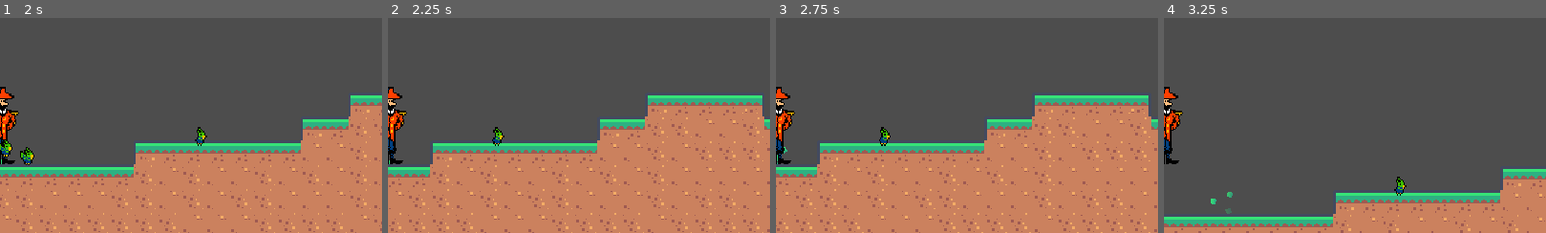
Above: before the commit, frames 1-4 (left to right).
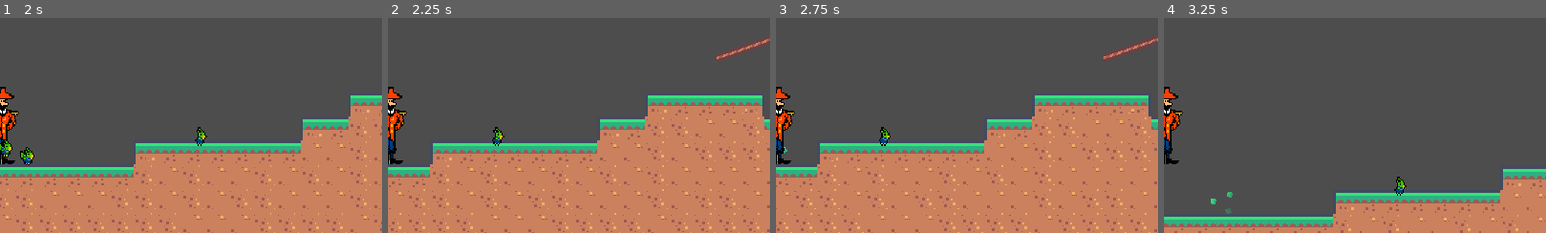
Above: after the commit, the same moments.

Repository: The-Randalorian/CaptainZip
Game: Godot game, scene res://level 1.tscn
Same seed, same stepped clock (60 frames per second), same inputs: the game is played once before the commit and once after it.
Inputs:
- Up to frame 1 (2 s): hold D (move_right) from 0.53 s (still down); tap Space (move_jump) at 0.77, 1.52 s
- Up to frame 2 (2.25 s): release D (move_right) at 2.03 s; hold A (move_left) from 2.03 s (still down)
- Up to frame 3 (2.75 s): keep holding A (move_left)
- Up to frame 4 (3.25 s): keep holding A (move_left); tap Space (move_jump) at 3.02 s
The pictures show only the part of the screen within x 50-100%, y 16-66%; the shares and areas given below are measured in that part.

Frame 1 is identical in both runs. In frame 2, 0.5% of the frame differs, in the area x 86-100%, y 8-21%; in frame 3, 0.5%, in the area x 85-100%, y 8-21%; in frame 4, nothing differs.

Commit message:
Add ziplines

Diff:
--- a/RopeBridge.gd
+++ b/Zipline.gd
@@ -1,10 +1,12 @@
 @tool
 
-class_name RopeBridge
+class_name Zipline
 
-extends Node3D
+extends Node2D
 
-@export var endpoint = Vector3(2, 0, 0):
+const SEGMENT_SIZE = 18
+
+@export var endpoint = Vector2(2, 0):
 	set(new_endpoint):
 		endpoint = new_endpoint
 		rebuild()
@@ -39,6 +41,10 @@
 	#is_ready = true
 	rebuild()
 
+func attach_body(body):
+	print("Body attached!")
+	body.attach_to_zip(self)
+
 func rebuild():
 	if template == null:
 		return
@@ -49,35 +55,30 @@
 	for component in components:
 		component.queue_free()
 	components = []
-
 	_bake_catenary()
 	var ratio = endpoint.x / round(endpoint.x)
-	var shift = endpoint.z / endpoint.x
-	while len(components) < round(endpoint.x):
+	while len(components) < round(endpoint.x) / SEGMENT_SIZE:
 		var component = template.instantiate()
 		component.name = "bridge_component_" + str(len(components))
-		var distance = ratio * len(components)
-		var height = _calculate_catenary(distance)
-		var delta = _calculate_catenary(distance + ratio) - height
-		#print(distance, ", ", height)
-		component.position = Vector3(
+		var distance = ratio * len(components) * SEGMENT_SIZE
+		var height = -1 * calculate_catenary(distance)
+		var delta = -1 * calculate_catenary(distance + ratio) - height
+		print(distance, ", ", height, ", ", ratio)
+		component.position = Vector2(
 			distance,
-			height,
-			shift * distance)
-		component.scale = Vector3(ratio, 1.0, 1.0)
-		var offset = Basis(
-			Vector3(ratio, delta, shift),
-			Vector3(0, 1, 0),
-			Vector3(0, 0, 1)
-		)
-		component.transform.basis = offset
+			height)
+		var shift = Vector2(ratio, delta)
+		component.scale = Vector2(shift.length(), 1.0)
+		component.rotation = shift.angle()
+		component.skew = -shift.angle()
 		components.append(component)
 		add_child(component)
+		component.body_entered.connect(attach_body)
 
 	if start_head != null:
 		var start = start_head.instantiate()
 		start.name = "bridge_start"
-		start.position = Vector3(-1, 0, 0)
+		start.position = Vector2(-1, 0)
 		components.append(start)
 		add_child(start)
 
@@ -89,7 +90,7 @@
 		components.append(end)
 		add_child(end)
 
-func _calculate_catenary(distance):
+func calculate_catenary(distance):
 	#print(a)
 	return a * cosh((distance-p)/a) + q
 
--- a/level 1.tscn
+++ b/level 1.tscn
@@ -1,8 +1,9 @@
-[gd_scene load_steps=7 format=3 uid="uid://b37448wi8kg0f"]
+[gd_scene load_steps=8 format=3 uid="uid://b37448wi8kg0f"]
 
 [ext_resource type="PackedScene" uid="uid://cf1mcqjk84msd" path="res://player.tscn" id="1_jqs0m"]
 [ext_resource type="Texture2D" uid="uid://b0cwskxbp8k27" path="res://Tilemap/tilemap_packed.png" id="2_ueb6e"]
 [ext_resource type="PackedScene" uid="uid://c7sqd5bbfivkq" path="res://parrots/green-blue/parrot_00.tscn" id="3_j0ajl"]
+[ext_resource type="PackedScene" uid="uid://dyy4t1humyrf0" path="res://zipline.tscn" id="4_fwaew"]
 
 [sub_resource type="PhysicsMaterial" id="PhysicsMaterial_ppqik"]
 friction = 0.65
@@ -763,3 +764,7 @@
 
 [node name="Parrot_06" parent="." instance=ExtResource("3_j0ajl")]
 position = Vector2(644, 164)
+
+[node name="Zipline" parent="." instance=ExtResource("4_fwaew")]
+position = Vector2(810, 100)
+endpoint = Vector2(180, 72)
--- a/player.gd
+++ b/player.gd
@@ -16,9 +16,24 @@
 	randomize()  # set up the random number generator globally
 
 
+var on_zip = false
+var connected_zipline = null
+
+
+func attach_to_zip(zip):
+	if connected_zipline != zip:
+		on_zip = true
+		connected_zipline = zip
+
+
 func _physics_process(delta):
-	ground_physics_process(delta)
+	if on_zip:
+		zipline_physics_process(delta)
+	else:
+		ground_physics_process(delta)
 
+func zipline_physics_process(delta):
+	position = connected_zipline.position
 
 func ground_physics_process(delta):
 	# Add the gravity.
--- a/player.tscn
+++ b/player.tscn
@@ -22,7 +22,7 @@
 colors = PackedColorArray(1, 1, 1, 1, 1, 1, 1, 0)
 
 [node name="player" type="CharacterBody2D"]
-collision_layer = 2147483649
+collision_layer = 3221225473
 script = ExtResource("1_4xsmg")
 
 [node name="CollisionShape2D" type="CollisionShape2D" parent="."]
--- a/project.godot
+++ b/project.godot
@@ -37,6 +37,11 @@
 ]
 }
 
+[layer_names]
+
+2d_physics/layer_31="Ziplineables"
+2d_physics/layer_32="Players"
+
 [rendering]
 
 textures/canvas_textures/default_texture_filter=0
--- /dev/null
+++ b/zipline.tscn
@@ -0,0 +1,9 @@
+[gd_scene load_steps=3 format=3 uid="uid://dyy4t1humyrf0"]
+
+[ext_resource type="Script" path="res://Zipline.gd" id="1_e4um3"]
+[ext_resource type="PackedScene" uid="uid://0fo52veny3im" path="res://zipline_segment.tscn" id="2_xpkv4"]
+
+[node name="Zipline" type="Node2D"]
+script = ExtResource("1_e4um3")
+endpoint = Vector2(180, 90)
+template = ExtResource("2_xpkv4")
--- /dev/null
+++ b/zipline_segment.tscn
@@ -0,0 +1,20 @@
+[gd_scene load_steps=3 format=3 uid="uid://0fo52veny3im"]
+
+[ext_resource type="Texture2D" uid="uid://b0cwskxbp8k27" path="res://Tilemap/tilemap_packed.png" id="1_is80x"]
+
+[sub_resource type="RectangleShape2D" id="RectangleShape2D_nbpr8"]
+size = Vector2(18, 4)
+
+[node name="Node2D" type="Area2D"]
+collision_layer = 0
+collision_mask = 1073741824
+
+[node name="CollisionShape2D" type="CollisionShape2D" parent="."]
+position = Vector2(9, 0)
+shape = SubResource("RectangleShape2D_nbpr8")
+
+[node name="Sprite2D" type="Sprite2D" parent="."]
+position = Vector2(9, 0)
+texture = ExtResource("1_is80x")
+region_enabled = true
+region_rect = Rect2(198, 72, 18, 18)
